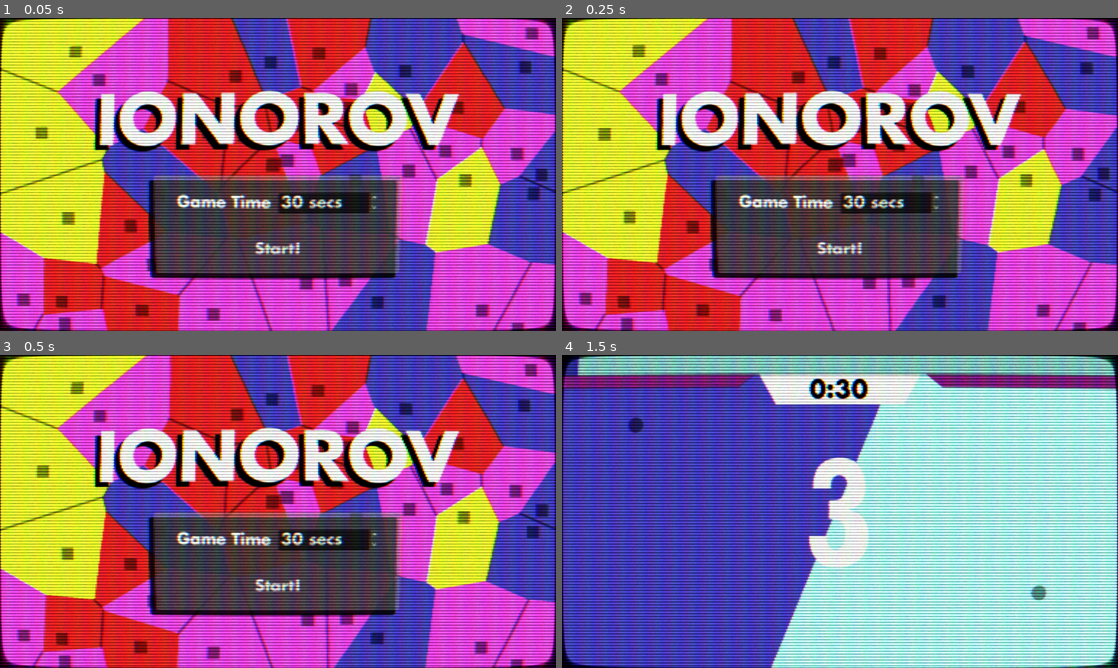
Above: before the commit, frames 1-4 (two rows, left to right).
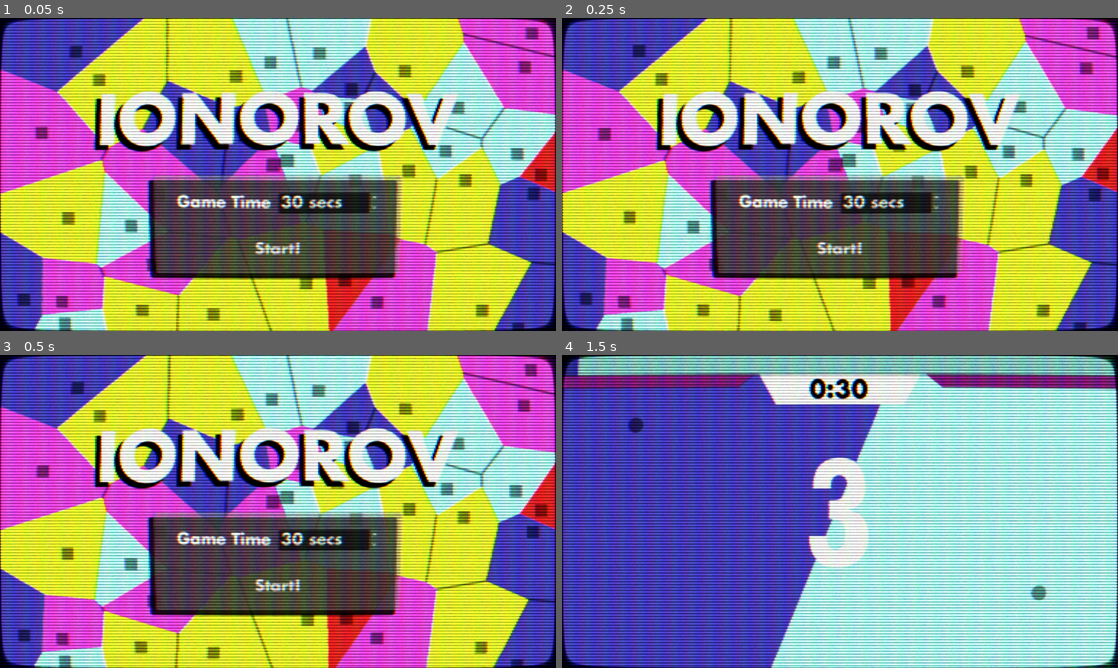
Above: after the commit, the same moments.

Repository: ProgrammingParadox/voronoi-game
Game: Godot game, scene res://scenes/char_select.tscn
The game is run twice, just before and just after one commit, with the same random seed, the same clock (stepped at 60 frames per second) and the same inputs.
Inputs (mouse positions are in pixels of both pictures, inside the frame that each line leads up to):
- Up to frame 1 (0.05 s): no input
- Up to frame 2 (0.25 s): no input
- Up to frame 3 (0.5 s): no input
- Up to frame 4 (1.5 s): click "Start!" at 0.5 s; tap Enter at 1.25 s; move the mouse to (962, 495) at 1.27 s; hold D (player_1_right) from 1.28 s (still down); tap Q (player_1_plant) at 1.35 s

The runs differ from the first frame. In frame 1, 69% of the frame differs, in the area x 0-100%, y 0-100%; in frame 2, 69%; in frame 3, 69%; in frame 4, nothing differs.

Commit message:
added back light blue random seed in backgorund

Diff:
--- a/scenes/char_select.gd
+++ b/scenes/char_select.gd
@@ -54,7 +54,7 @@
 
 	get_node("Voronoi").parent = self;
 
-	var cs = Global.COLOR_PALETTE.slice(1);
+	var cs = Global.COLOR_PALETTE;
 	var seeds = 40;
 	for i in range(seeds):
 		var new_seed = seed_tscn.instantiate()
